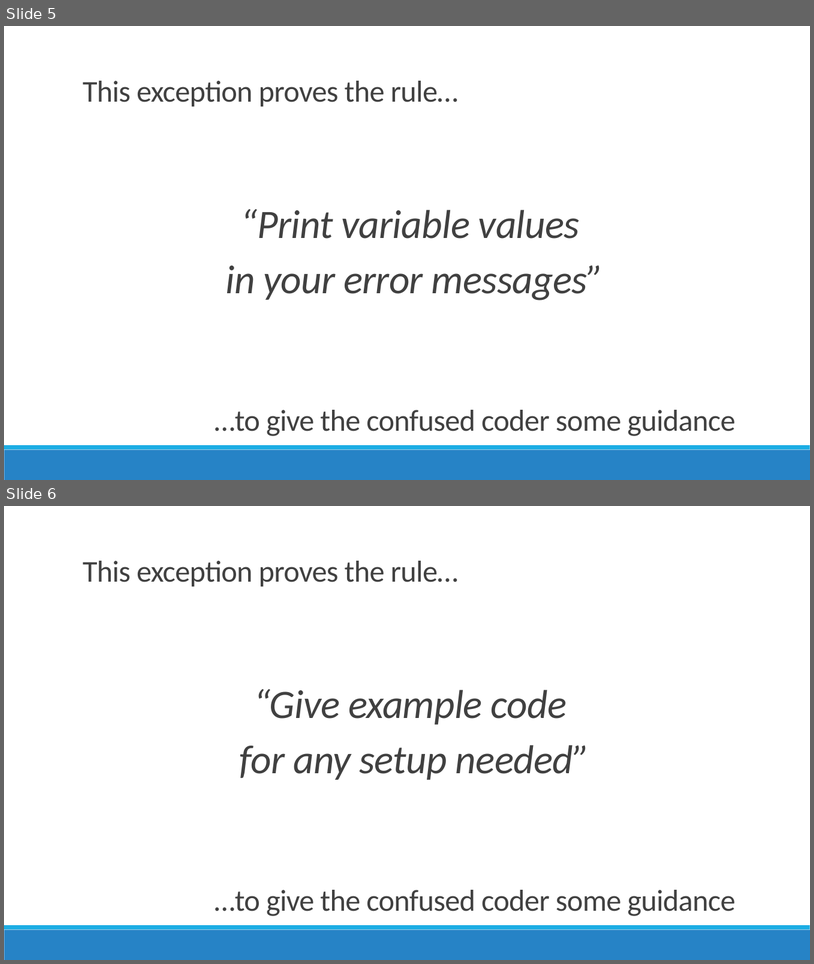
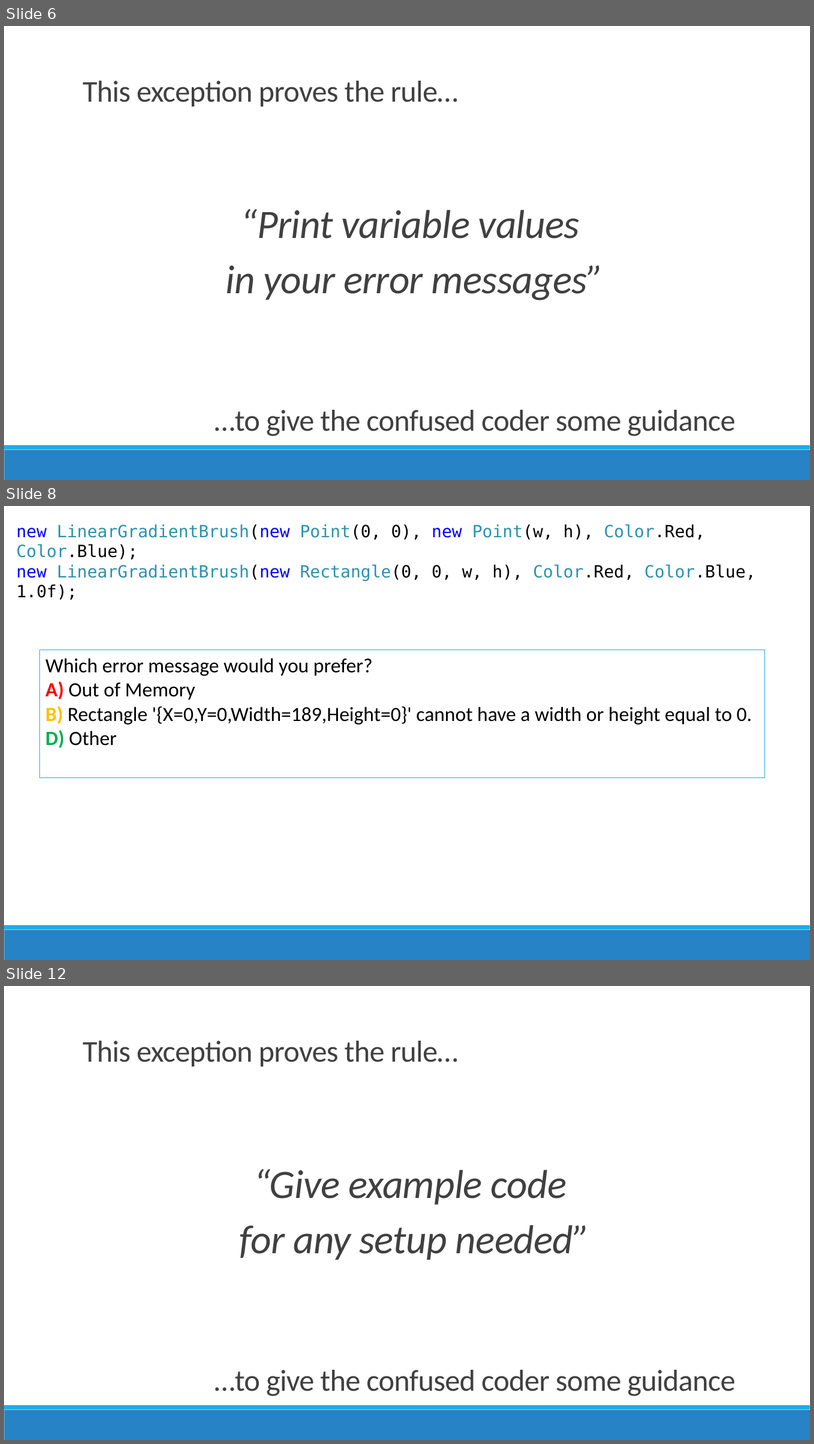
Before and after one commit to jamesrcounts/ExceptionalTalk, a slide deck: Talk.pptx. Shown one above the other, each under a label of ours: slides 5 and 6 before the commit, slides 6, 8 and 12 after it; the slides between them are not shown. The pictures are 814x964 and 814x1444 pixels, drawn with LibreOffice and Linux fonts; fonts in the diff are those of the drawing. Boxes give left, top, right and bottom in pixels: in the first picture for what was removed or moved away, otherwise in the second. Text is boxed around its words. In the diff, an @@ line names an element or a change of style, - is before the commit and + after.

Commit message:
Fun with OutOfMemory

```diff
--- a/Talk.pptx
+++ b/Talk.pptx
@@ slide 8 added at bbox=[4, 506, 810, 960], background #FFFFFF; not listed: 2 template elements that a slide beside it also shows @@
@@ text added at bbox=[17, 524, 756, 600], 20 pt, text #2B91AF @@
+new LinearGradientBrush(new Point(0, 0), new Point(w, h), Color.Red, Color.Blue);
+new LinearGradientBrush(new Rectangle(0, 0, w, h), Color.Red, Color.Blue, 1.0f);
@@ rectangle added at bbox=[39, 649, 765, 778], outline #1CADE4 0.75 pt, 24 pt, text #000000 @@
+Which error message would you prefer?
+A) Out of Memory
+B) Rectangle '{X=0,Y=0,Width=189,Height=0}' cannot have a width or height equal to 0.
+D) Other
@@ what was slide 5 is now slide 6 @@
@@ what was slide 6 is now slide 12 @@
```
Also in this commit, not shown: 1 slide changed, 4 other slides added, 7 other files.
